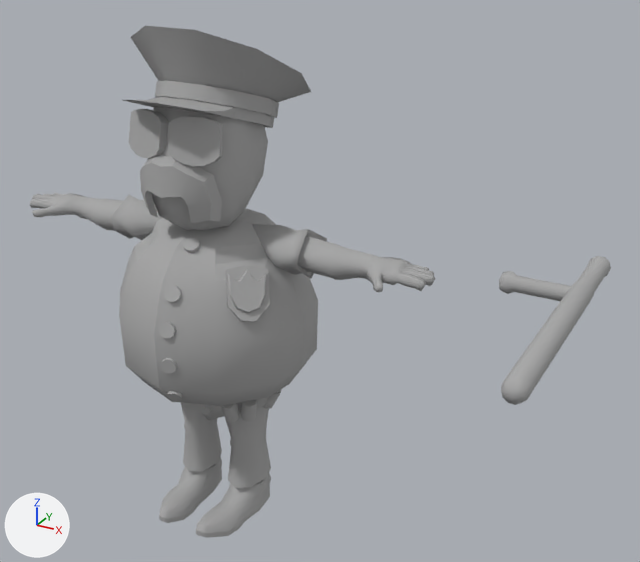
Two versions of the FBX model SouthsideRun/Assets/Models/People/Cop Animation.FBX, one commit apart.
Rendered twice from a 50 mm lens placed at (2.23, -3.06, 2.83), pointed at (0.56, -0.03, 1.32). The lights are fixed; the arrows at lower left show +X, +Y and +Z. Where no turn or scale is listed for an object, it has been applied to the vertices.
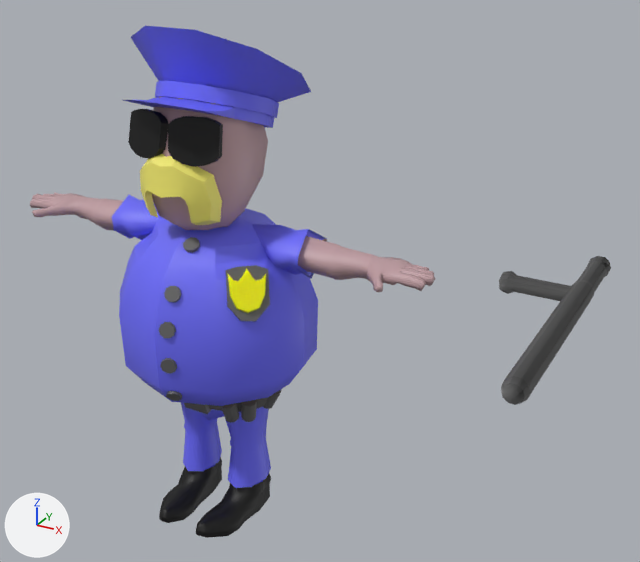
Diff of the bpy script that builds the scene:
```diff
--- a/SouthsideRun/Assets/Models/People/Cop Animation.FBX.py
+++ b/SouthsideRun/Assets/Models/People/Cop Animation.FBX.py
@@ mat_skin @@
+mat_skin = principled_material('Skin')
+mat_skin.base_color = (0.527, 0.341, 0.362)  # pink #c09ea2
@@ mat_medal @@
+mat_medal = principled_material('Medal')
+mat_medal.base_color = (1.0, 1.0, 0.0)  # yellow #ffff00
+mat_medal.roughness = 0.0
@@ mat_reflect_black @@
+mat_reflect_black = principled_material('Reflect_Black')
+mat_reflect_black.base_color = (0.0, 0.0, 0.0)  # black #000000
+mat_reflect_black.roughness = 0.553
@@ mat_hair @@
+mat_hair = principled_material('Hair')
+mat_hair.base_color = (1.0, 0.922, 0.176)  # yellow #fff674
@@ mat_baton @@
+mat_baton = principled_material('Baton')
+mat_baton.base_color = (0.116, 0.116, 0.116)  # dark grey #606060
@@ mat_uniform @@
+mat_uniform = principled_material('Uniform')
+mat_uniform.base_color = (0.157, 0.157, 1.0)  # blue #6e6eff
@@ me_mesh_002 @@
 me_mesh_002.from_pydata(...)  # 134 vertices, 150 faces; spans x 1.378..1.706, y -0.94..0.154, z 1.509..1.589
 # used by ob_pcylinder28; location = (0.0, 0.0, 0.0)
-me_mesh_002.materials.append(mat_lambert1)  # grey #aaaaaa
+# me_mesh_002 part 1: its shading normals changed
+me_mesh_002.materials.append(mat_baton)  # dark grey #606060
@@ me_mesh_001 @@
 me_mesh_001.from_pydata(...)  # 254 vertices, 324 faces; spans x -0.328..0.328, y -0.267..0.267, z 0.584..0.712
-me_mesh_001.materials.append(mat_lambert1)  # grey #aaaaaa
+me_mesh_001.materials.append(mat_baton)  # dark grey #606060
@@ me_mesh @@
 me_mesh.from_pydata(...)  # 1340 vertices, 1392 faces; spans x -1.07..1.07, y -0.47..0.47, z 0.0..2.35
 # used by ob_pcylinder26; location = (0.0, -0.003, 0.0)
+# me_mesh part 2: 170 of the faces centred in x 0.02..0.39, y -0.47..-0.14, z 0.78..1.48 switch from mat_lambert1 (grey #aaaaaa) to mat_baton (dark grey #606060)
+# me_mesh part 3: 215 of the faces centred in x 0.49..1.07, y -0.2..0.1, z 1.36..1.47 switch from mat_lambert1 (grey #aaaaaa) to mat_skin (pink #c09ea2)
+# me_mesh part 4: 213 of the faces centred in x -1.07..-0.53, y -0.2..0.08, z 1.36..1.47 switch from mat_lambert1 (grey #aaaaaa) to mat_skin (pink #c09ea2)
+# me_mesh part 5: 84 of the faces centred in x -0.21..0.21, y -0.29..0.25, z 1.5..2.14 switch from mat_lambert1 (grey #aaaaaa) to mat_skin (pink #c09ea2)
+# me_mesh part 6: 441 of the faces centred in x -0.49..0.49, y -0.42..0.45, z 0.0..2.32 switch from mat_lambert1 (grey #aaaaaa) to mat_uniform (blue #6e6eff)
+# me_mesh part 7: 106 of the faces centred in x -0.22..0.22, y -0.39..0.1, z 0.01..0.16 switch from mat_lambert1 (grey #aaaaaa) to mat_reflect_black (black #000000)
+# me_mesh part 8: 52 of the faces centred in x -0.22..0.22, y -0.3..-0.22, z 1.83..2.01 switch from mat_lambert1 (grey #aaaaaa) to mat_reflect_black (black #000000)
+# me_mesh part 9: 64 of the faces centred in x -0.18..0.18, y -0.35..-0.22, z 1.57..1.84 switch from mat_lambert1 (grey #aaaaaa) to mat_hair (yellow #fff675)
+# me_mesh part 10: 34 of the faces centred in x 0.26..0.38, y -0.29..-0.17, z 1.22..1.37 switch from mat_lambert1 (grey #aaaaaa) to mat_medal (yellow #ffff00)
```

Boxes [x1, y1, x2, y2] around the edits, measured in the pictures (640 x 562 px):
'pCylinder28', recoloured, shading changed: [499, 256, 611, 405] in both
'pCylinder27', recoloured (grey to black): [184, 390, 282, 423] in both
part 2 of me_mesh, recoloured: [159, 237, 270, 401] in both
part 3 of me_mesh, recoloured: [298, 236, 435, 292] in both
part 4 of me_mesh, recoloured (grey to pink): [30, 192, 123, 231] in both
part 5 of me_mesh, recoloured: [152, 96, 268, 230] in both
part 6 of me_mesh, recoloured (grey to blue): [112, 26, 327, 488] in both
part 7 of me_mesh, recoloured (grey to black): [159, 457, 271, 538] in both
part 8 of me_mesh, recoloured (grey to black): [128, 109, 223, 166] in both
part 9 of me_mesh, recoloured (grey to yellow): [140, 154, 222, 225] in both
part 10 of me_mesh, recoloured (grey to yellow): [227, 269, 266, 313] in both
